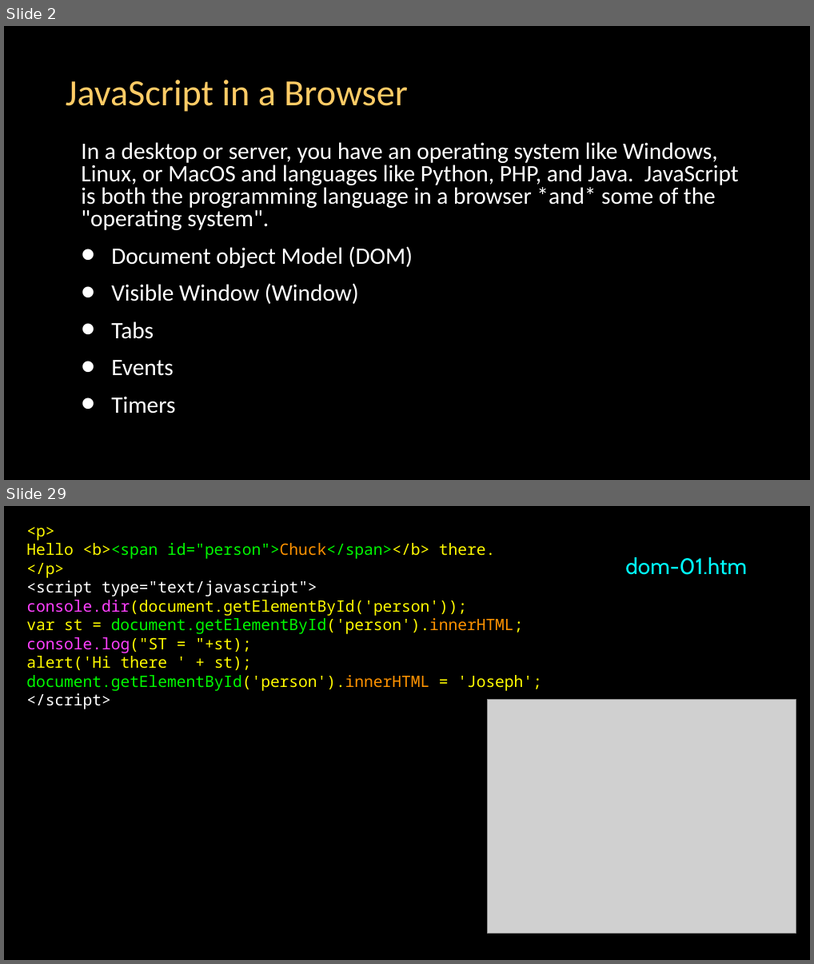
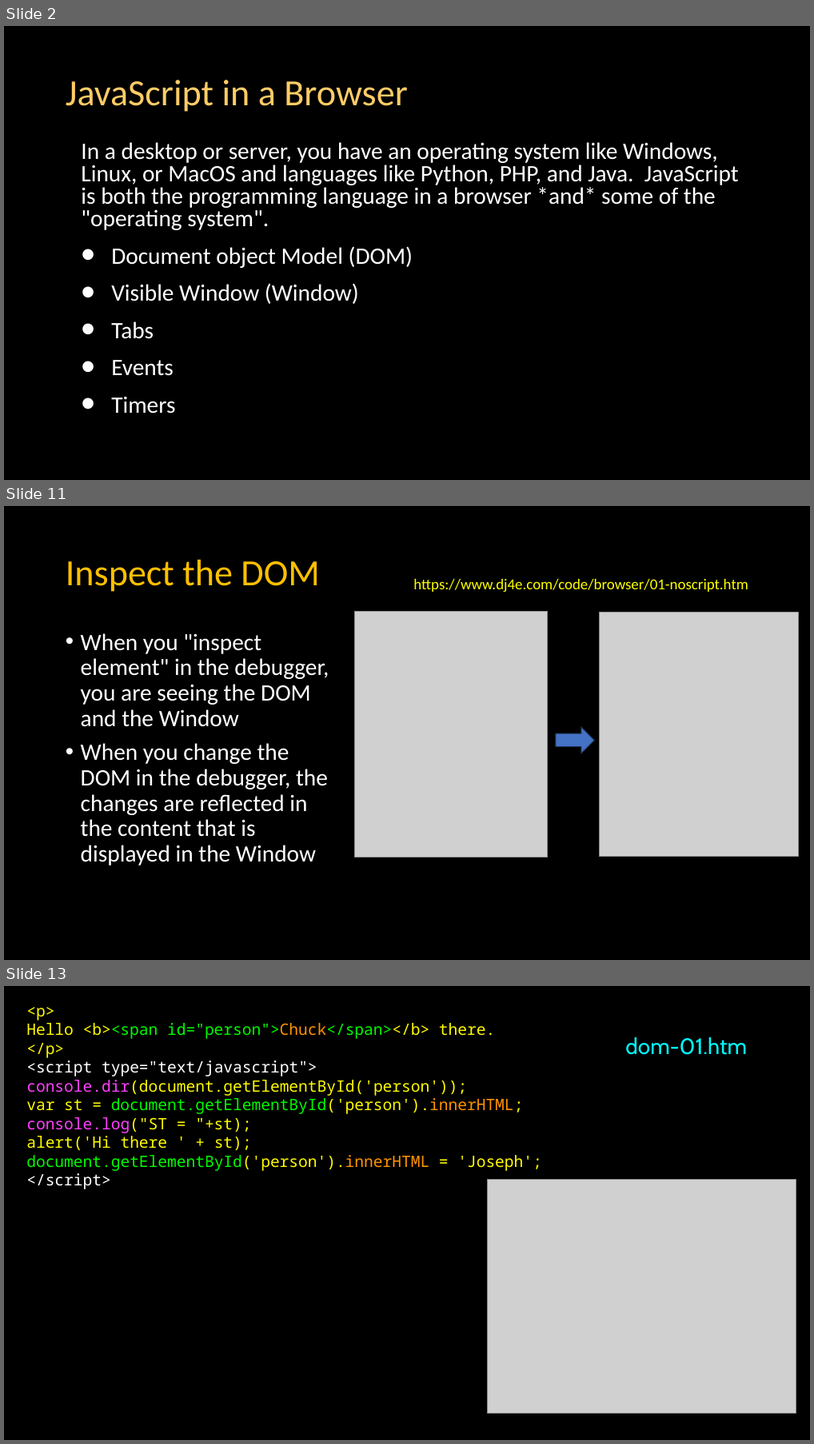
Before and after one commit to csev/dj4e, a slide deck: lectures/JS-03-Browser.pptx. Shown one above the other, each under a label of ours: slides 2 and 29 before the commit, slides 2, 11 and 13 after it; the slides between them are not shown. The pictures are 814x964 and 814x1444 pixels, drawn with LibreOffice and Linux fonts; fonts in the diff are those of the drawing; grey boxes stand for pictures. Boxes give left, top, right and bottom in pixels: in the first picture for what was removed or moved away, otherwise in the second. Text is boxed around its words. In the diff, an @@ line names an element or a change of style, - is before the commit and + after.

```diff
--- a/lectures/JS-03-Browser.pptx
+++ b/lectures/JS-03-Browser.pptx
@@ slide 11 added at box(4, 506, 810, 960), background #000000 @@
@@ title added at box(66, 560, 319, 592), 44 pt, text #FFC000 @@
+Inspect the DOM
@@ text added at box(414, 579, 748, 592), 18 pt, text #FFFF00 @@
+https://www.dj4e.com/code/browser/01-noscript.htm
@@ picture added at box(355, 612, 548, 857) @@
@@ picture added at box(600, 612, 799, 856) @@
@@ text added at box(81, 633, 329, 865), 28 pt, text #FFFFFF @@
+• When you "inspect element" in the debugger, you are seeing the DOM and the Window
+• When you change the DOM in the debugger, the changes are reflected in the content that is displayed in the Window
@@ right arrow added at box(556, 727, 595, 753), fill #4472C4, outline #1E3256 1 pt @@
@@ what was slide 29 is now slide 13 @@
```
Also in this commit, not shown: 14 other slides added, 16 other files.
